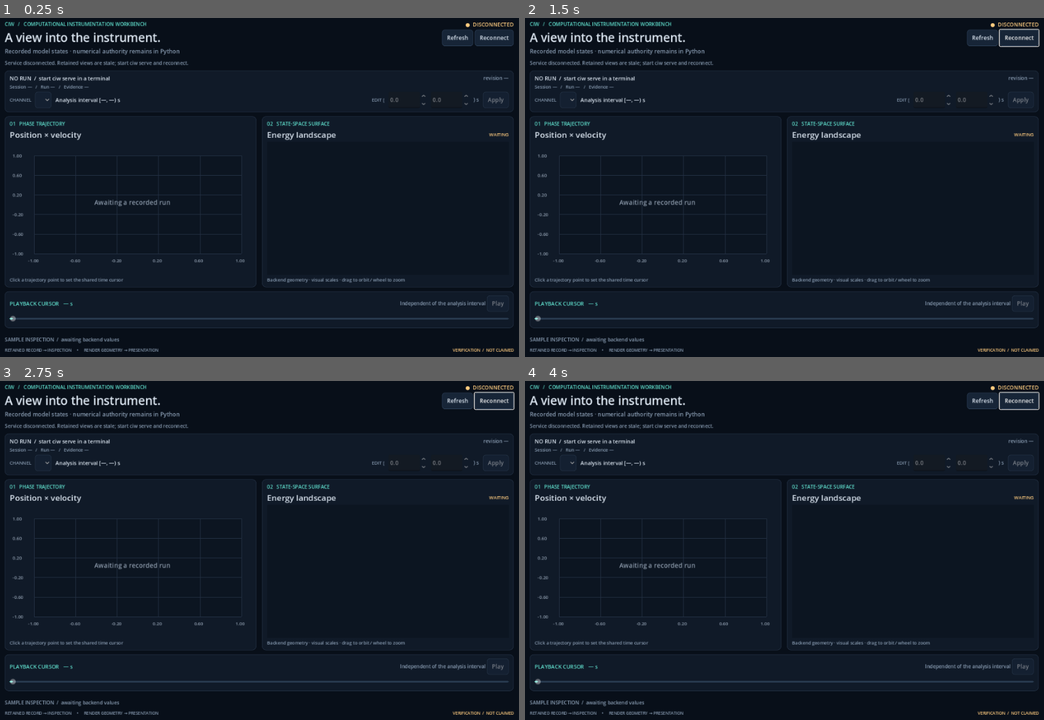
Above: before the commit, frames 1-4 (two rows, left to right).
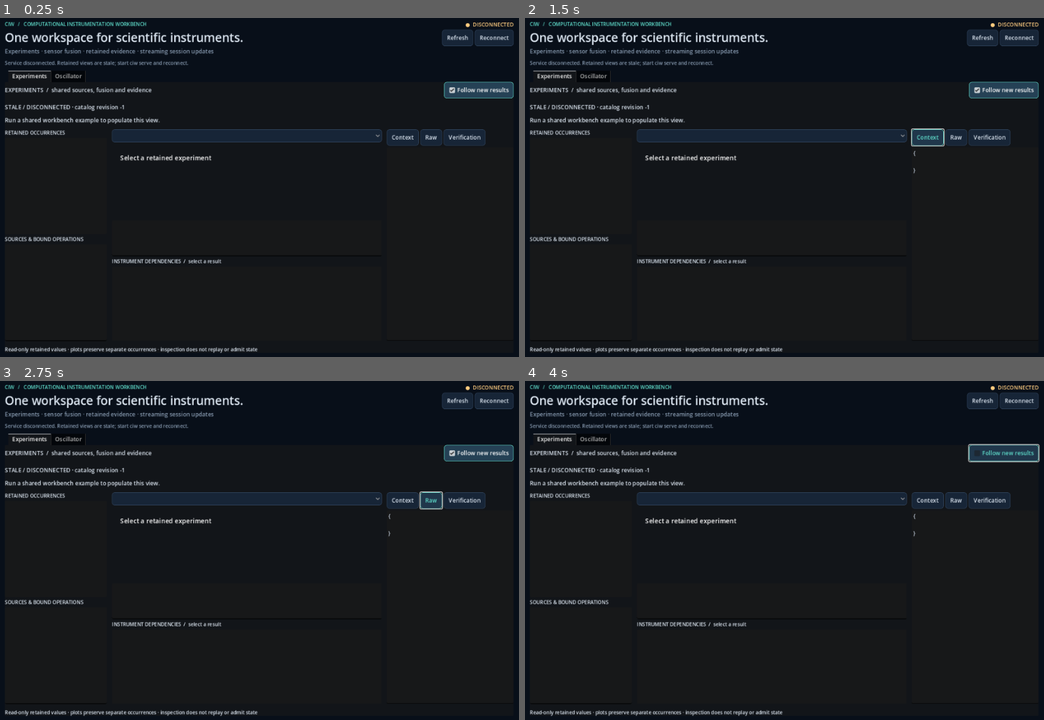
Above: after the commit, the same moments.

Repository: giasonpooni/Computational-Instrumentation-Workbench
Game: Godot game, scene res://main.tscn
Same seed, same stepped clock (60 frames per second), same inputs: the game is played once before the commit and once after it.
Inputs (mouse positions are in pixels of both pictures, inside the frame that each line leads up to):
- Up to frame 1 (0.25 s): no input
- Up to frame 2 (1.5 s): click "Reconnect" at 0.5 s; click (929, 136) at 1.25 s, where only the run after the commit has a clickable "Context"
- Up to frame 3 (2.75 s): click (430, 499) at 2 s, where only the run after the commit has a clickable "Raw"
- Up to frame 4 (4 s): click (992, 499) at 2.75 s, where only the run after the commit has a clickable "Verification"; click (1002, 452) at 3.5 s, where only the run after the commit has a clickable "Follow new results"

The runs differ from the first frame. In frame 1, 8.5% of the frame differs, in the area x 0-100%, y 4-99%; in frame 2, 8.9%, in the area x 0-100%, y 3-99%; in frame 3, 8.8%; in frame 4, 8.6%.

Commit message:
Connect retained scientific experiments to the live workbench viewport

Diff:
--- a/godot/scripts/ciw_client.gd
+++ b/godot/scripts/ciw_client.gd
@@ -8,6 +8,8 @@
 signal selection_received(selection: Dictionary)
 signal sample_received(sample: Dictionary)
 signal request_failed(code: String, detail: String)
+signal experiment_received(view: Dictionary)
+signal artifact_received(artifact: Dictionary)
 
 const ENDPOINT := "ws://127.0.0.1:8765"
 const REQUEST_TIMEOUT_MS := 8000
@@ -35,6 +37,11 @@
 var _wanted_sample_time := -1.0
 var _sent_sample_time := -1.0
 var _session_id := ""
+var _snapshot_dirty := false
+var _view_pending := false
+var _wanted_bundle := ""
+var _artifact_pending := false
+var _wanted_result := ""
 
 
 func connect_service() -> void:
@@ -50,6 +57,11 @@
 	_refresh_pending = false
 	_run_pending = false
 	_sample_pending = false
+	_view_pending = false
+	_artifact_pending = false
+	_wanted_bundle = ""
+	_wanted_result = ""
+	_snapshot_dirty = false
 	_wanted_sample_time = -1.0
 	_sent_sample_time = -1.0
 	_generation += 1
@@ -81,6 +93,20 @@
 func inspect(time_s: float) -> void:
 	_wanted_sample_time = time_s
 	_send_sample_if_ready()
+
+
+func inspect_experiment(bundle_id: String) -> void:
+	_wanted_bundle = bundle_id
+	if online and not _view_pending and not bundle_id.is_empty():
+		_view_pending = true
+		_request("experiment.inspect", {"bundle_id": bundle_id})
+
+
+func inspect_artifact(result_id: String) -> void:
+	_wanted_result = result_id
+	if online and not _artifact_pending and not result_id.is_empty():
+		_artifact_pending = true
+		_request("result.get", {"result_id": result_id})
 
 
 func _process(_delta: float) -> void:
@@ -172,6 +198,13 @@
 	if kind == "selection.changed":
 		_apply_selection(payload)
 		return
+	if kind == "workbench.changed":
+		# Coalesce invalidations but remember one received during a read.
+		_snapshot_dirty = true
+		if not _refresh_pending:
+			_snapshot_dirty = false
+			_request_snapshot()
+		return
 	var request_id: Variant = message.get("request_id")
 	if request_id == null or not _pending.has(str(request_id)):
 		return
@@ -186,6 +219,16 @@
 		_run_pending = false
 	if request_type == "sample.get":
 		_sample_pending = false
+	if request_type == "experiment.inspect":
+		_view_pending = false
+		if request.payload.bundle_id != _wanted_bundle:
+			inspect_experiment(_wanted_bundle)
+			return
+	if request_type == "result.get":
+		_artifact_pending = false
+		if request.payload.result_id != _wanted_result:
+			inspect_artifact(_wanted_result)
+			return
 	if kind == "error":
 		var code := str(payload.get("code", "unknown"))
 		var detail := str(payload.get("message", "Request failed"))
@@ -202,6 +245,14 @@
 	match request_type:
 		"session.get":
 			_apply_snapshot(payload)
+			if _snapshot_dirty:
+				_snapshot_dirty = false
+				_request_snapshot()
+		"experiment.inspect":
+			if payload.get("bundle_id", "") == _wanted_bundle:
+				experiment_received.emit(payload)
+		"result.get":
+			artifact_received.emit(payload)
 		"run.get":
 			if payload.get("run_id", "") != snapshot.get("run", {}).get("run_id", ""):
 				_set_status("error", "Run identity changed while loading; reconnect")
@@ -227,6 +278,8 @@
 	var new_session := str(value.session_id)
 	var new_run := str(value.run.get("run_id", ""))
 	var changed := new_session != _session_id or new_run != str(selection.get("run_id", ""))
+	if not changed and int(value.get("workbench", {}).get("revision", 0)) < int(snapshot.get("workbench", {}).get("revision", 0)):
+		return
 	if changed:
 		selection.clear()
 		run.clear()
--- /dev/null
+++ b/godot/scripts/experiment_plot.gd
@@ -0,0 +1,65 @@
+extends Control
+## Display native points and marginal standard deviations. No fit or interpolation.
+var panel: Dictionary = {}
+
+
+func set_panel(value: Dictionary) -> void:
+	panel = value
+	queue_redraw()
+
+
+func _draw() -> void:
+	var font := ThemeDB.fallback_font
+	var color := Color("60dfcd")
+	if panel.is_empty():
+		draw_string(font, Vector2(20, 40), "Select a retained experiment", HORIZONTAL_ALIGNMENT_LEFT, -1, 16)
+		return
+	var values: Array = panel.get("values", [])
+	var units: Array = panel.get("units", [])
+	if values.is_empty() or units.size() != values.size():
+		return
+	for unit in units:
+		if unit != units[0]:
+			draw_string(font, Vector2(20, 40), "Mixed units: inspect the numeric table", HORIZONTAL_ALIGNMENT_LEFT, -1, 16)
+			return
+	var deviations: Variant = panel.get("marginal_standard_deviation")
+	var lower := INF
+	var upper := -INF
+	for i in values.size():
+		var sigma := float(deviations[i]) if deviations is Array else 0.0
+		lower = minf(lower, float(values[i]) - sigma)
+		upper = maxf(upper, float(values[i]) + sigma)
+	if not is_finite(upper - lower):
+		draw_string(font, Vector2(20, 40), "Display range overflow: inspect the numeric table", HORIZONTAL_ALIGNMENT_LEFT, -1, 14)
+		return
+	var extent := maxf(upper - lower, maxf(absf(upper), 1.0) * 0.1)
+	lower -= extent * 0.15
+	upper += extent * 0.15
+	if not is_finite(upper - lower):
+		draw_string(font, Vector2(20, 40), "Display range overflow: inspect the numeric table", HORIZONTAL_ALIGNMENT_LEFT, -1, 14)
+		return
+	var plot := Rect2(72, 28, maxf(size.x - 92, 20), maxf(size.y - 95, 40))
+	for j in 5:
+		var fraction := float(j) / 4.0
+		var y := plot.end.y - fraction * plot.size.y
+		draw_line(Vector2(plot.position.x, y), Vector2(plot.end.x, y), Color("273549"))
+		draw_string(font, Vector2(2, y + 4), String.num_scientific(lerpf(lower, upper, fraction)), HORIZONTAL_ALIGNMENT_RIGHT, 62, 12)
+	for i in values.size():
+		# Equally spaced categorical positions, explicitly labeled. Event times
+		# remain labels/context; sample order never implies a temporal trajectory.
+		var x := plot.position.x + plot.size.x * (float(i) + 0.5) / values.size()
+		var y := plot.end.y - (float(values[i]) - lower) / (upper - lower) * plot.size.y
+		if deviations is Array:
+			var dy := float(deviations[i]) / (upper - lower) * plot.size.y
+			draw_line(Vector2(x, y - dy), Vector2(x, y + dy), color, 2)
+			for end in [y - dy, y + dy]:
+				draw_line(Vector2(x - 5, end), Vector2(x + 5, end), color, 2)
+		draw_circle(Vector2(x, y), 4, color)
+		var label := str(panel.labels[i])
+		if values.size() > 4:
+			label = "row %s" % (i + 1)
+		if label.length() > 20:
+			label = label.left(17) + "..."
+		draw_string(font, Vector2(x - 65, plot.end.y + 22), label, HORIZONTAL_ALIGNMENT_CENTER, 130, 11)
+	draw_string(font, Vector2(8, 18), str(units[0]), HORIZONTAL_ALIGNMENT_LEFT, -1, 12)
+	draw_string(font, Vector2(72, size.y - 15), "Declared order · points only · " + ("marginal ±1σ" if deviations is Array else "covariance not supplied"), HORIZONTAL_ALIGNMENT_LEFT, -1, 12)
--- /dev/null
+++ b/godot/scripts/experiment_view.gd
@@ -0,0 +1,249 @@
+extends VBoxContainer
+## One selected bundle drives all panels. Selection is local presentation state.
+const Plot = preload("res://scripts/experiment_plot.gd")
+var client
+var selected_bundle := ""
+var selected_result := ""
+var view: Dictionary = {}
+var _session_id := ""
+var _revision := -1
+var _bundle_ids: Array[String] = []
+var _catalog: ItemList
+var _follow: CheckBox
+var _summary: Label
+var _status: Label
+var _panels: OptionButton
+var _plot = Plot.new()
+var _numbers: TextEdit
+var _graph: Tree
+var _inspector: TextEdit
+var _capabilities: TextEdit
+
+
+func _ready() -> void:
+	add_theme_constant_override("separation", 12)
+	var heading := HBoxContainer.new()
+	add_child(heading)
+	var title := Label.new()
+	title.text = "EXPERIMENTS  /  shared sources, fusion and evidence"
+	title.size_flags_horizontal = Control.SIZE_EXPAND_FILL
+	heading.add_child(title)
+	_follow = CheckBox.new()
+	_follow.text = "Follow new results"
+	_follow.button_pressed = true
+	heading.add_child(_follow)
+	_status = Label.new()
+	_status.text = "Waiting for the service"
+	add_child(_status)
+	_summary = Label.new()
+	_summary.autowrap_mode = TextServer.AUTOWRAP_WORD_SMART
+	_summary.text = "Run a shared workbench example to populate this view."
+	add_child(_summary)
+	var body := HSplitContainer.new()
+	body.size_flags_vertical = Control.SIZE_EXPAND_FILL
+	add_child(body)
+	var sidebar := VBoxContainer.new()
+	sidebar.custom_minimum_size.x = 250
+	body.add_child(sidebar)
+	sidebar.add_child(_label("RETAINED OCCURRENCES"))
+	_catalog = ItemList.new()
+	_catalog.size_flags_vertical = Control.SIZE_EXPAND_FILL
+	_catalog.custom_minimum_size.y = 180
+	_catalog.item_selected.connect(func(index: int):
+		_follow.button_pressed = false
+		_select_bundle(_bundle_ids[index]))
+	sidebar.add_child(_catalog)
+	sidebar.add_child(_label("SOURCES & BOUND OPERATIONS"))
+	_capabilities = _text_box()
+	_capabilities.size_flags_vertical = Control.SIZE_EXPAND_FILL
+	sidebar.add_child(_capabilities)
+	var content := HSplitContainer.new()
+	body.add_child(content)
+	var scientific := VBoxContainer.new()
+	scientific.custom_minimum_size.x = 410
+	scientific.size_flags_horizontal = Control.SIZE_EXPAND_FILL
+	content.add_child(scientific)
+	_panels = OptionButton.new()
+	_panels.item_selected.connect(_select_panel)
+	scientific.add_child(_panels)
+	_plot.custom_minimum_size.y = 180
+	_plot.size_flags_vertical = Control.SIZE_EXPAND_FILL
+	scientific.add_child(_plot)
+	_numbers = _text_box()
+	_numbers.custom_minimum_size.y = 88
+	scientific.add_child(_numbers)
+	scientific.add_child(_label("INSTRUMENT DEPENDENCIES  /  select a result"))
+	_graph = Tree.new()
+	_graph.hide_root = true
+	_graph.custom_minimum_size.y = 110
+	_graph.size_flags_vertical = Control.SIZE_EXPAND_FILL
+	_graph.item_selected.connect(_select_node)
+	scientific.add_child(_graph)
+	var evidence := VBoxContainer.new()
+	evidence.custom_minimum_size.x = 310
+	content.add_child(evidence)
+	var actions := HBoxContainer.new()
+	evidence.add_child(actions)
+	for entry in [["Context", "fusion_context"], ["Raw", "raw_observations"], ["Verification", "verification"]]:
+		var button := Button.new()
+		button.text = entry[0]
+		var field: String = entry[1]
+		button.pressed.connect(func():
+			selected_result = ""
+			client.inspect_artifact("")
+			_show_json(view.get(field, {})))
+		actions.add_child(button)
+	_inspector = _text_box()
+	_inspector.size_flags_vertical = Control.SIZE_EXPAND_FILL
+	evidence.add_child(_inspector)
+	var footer := _label("Read-only retained values · plots preserve separate occurrences · inspection does not replay or admit state")
+	footer.autowrap_mode = TextServer.AUTOWRAP_WORD_SMART
+	add_child(footer)
+
+
+func _label(value: String) -> Label:
+	var label := Label.new()
+	label.text = value
+	label.add_theme_font_size_override("font_size", 12)
+	return label
+
+
+func _text_box() -> TextEdit:
+	var box := TextEdit.new()
+	box.editable = false
+	box.wrap_mode = TextEdit.LINE_WRAPPING_BOUNDARY
+	box.add_theme_font_size_override("font_size", 12)
+	box.add_theme_color_override("font_readonly_color", Color("c4d0df"))
+	return box
+
+
+func attach(value) -> void:
+	client = value
+	client.snapshot_received.connect(apply_snapshot)
+	client.experiment_received.connect(apply_view)
+	client.artifact_received.connect(func(artifact: Dictionary):
+		if not selected_result.is_empty():
+			_show_json(artifact))
+	client.status_changed.connect(func(state: String, _detail: String):
+		_status.text = ("LIVE SESSION" if state == "ready" else "STALE / " + state.to_upper()) + " · catalog revision %s" % _revision)
+
+
+func apply_snapshot(snapshot: Dictionary) -> void:
+	var new_session := str(snapshot.get("session_id", ""))
+	var catalog: Dictionary = snapshot.get("workbench", {})
+	var revision := int(catalog.get("revision", 0))
+	var changed_session := new_session != _session_id
+	if not changed_session and revision <= _revision:
+		if view.is_empty() and not selected_bundle.is_empty():
+			client.inspect_experiment(selected_bundle)
+		return
+	if changed_session:
+		selected_bundle = ""
+		selected_result = ""
+		view.clear()
+		_plot.set_panel({})
+		_panels.clear()
+		_graph.clear()
+		_numbers.text = ""
+		_inspector.text = ""
+		_summary.text = "Select a retained occurrence."
+		client.inspect_artifact("")
+		client.inspect_experiment("")
+	_session_id = new_session
+	_revision = revision
+	_catalog.clear()
+	_bundle_ids.clear()
+	for bundle in catalog.get("bundles", []):
+		_bundle_ids.append(str(bundle.bundle_id))
+		_catalog.add_item("%02d  %s" % [_bundle_ids.size(), bundle.kind])
+		_catalog.set_item_tooltip(_bundle_ids.size() - 1, str(bundle.bundle_id))
+	var lines: Array[String] = []
+	for source in catalog.get("sources", []):
+		lines.append("SOURCE · %s\n%s\n" % [source.kind, source.label])
+	for operation in catalog.get("operations", []):
+		lines.append("%s · %s" % ["BOUND" if operation.available else "UNAVAILABLE", operation.operation_id])
+	_capabilities.text = "\n".join(lines)
+	if not _bundle_ids.is_empty():
+		if selected_bundle.is_empty() or _follow.button_pressed:
+			_select_bundle(_bundle_ids[-1])
+		else:
+			_catalog.select(_bundle_ids.find(selected_bundle))
+	_status.text = ("LIVE SESSION" if client.online else "STALE") + " · catalog revision %s" % _revision
+
+
+func _select_bundle(bundle_id: String) -> void:
+	if selected_bundle == bundle_id and not view.is_empty():
+		_catalog.select(_bundle_ids.find(bundle_id))
+		return
+	selected_bundle = bundle_id
+	selected_result = ""
+	view.clear()
+	_plot.set_panel({})
+	_numbers.text = ""
+	_panels.clear()
+	_graph.clear()
+	_inspector.text = ""
+	_summary.text = "Loading selected occurrence..."
+	_catalog.select(_bundle_ids.find(bundle_id))
+	client.inspect_artifact("")
+	client.inspect_experiment(bundle_id)
+
+
+func apply_view(value: Dictionary) -> void:
+	if value.get("schema", "") != "ciw.experiment-view.v1" or value.get("bundle_id", "") != selected_bundle:
+		return
+	view = value
+	var context: Dictionary = view.fusion_context
+	_summary.text = "%s\n%s · observability: %s · reconciliation: %s · detection: %s · declared isolability: %s\n%s" % [view.label,
+		context.state_kind, context.get("observability", {}).get("status", "unresolved"),
+		context.get("reconciliation", {}).get("status", "not_run"),
+		context.get("fault_assessment", {}).get("detection", context.get("fault_assessment", {}).get("status", "not_run")),
+		context.get("fault_assessment", {}).get("isolability", "not_run"),
+		view.bundle_id]
+	_panels.clear()
+	for panel in view.panels:
+		_panels.add_item(panel.title)
+	if not view.panels.is_empty():
+		_select_panel(0)
+	_graph.clear()
+	var root := _graph.create_item()
+	var roles: Dictionary = {view.evidence_id: "source evidence"}
+	for node in view.graph.nodes:
+		roles[node.result_id] = node.role.to_upper()
+	for node in view.graph.nodes:
+		var item := _graph.create_item(root)
+		item.set_text(0, node.role.to_upper() + " · " + node.operation_id)
+		item.set_metadata(0, node.result_id)
+		item.set_tooltip_text(0, node.result_id + "\n" + node.execution_id)
+		for reference in node.input_refs:
+			var dependency := _graph.create_item(item)
+			dependency.set_text(0, "← " + str(roles.get(reference, "external retained input")))
+			dependency.set_tooltip_text(0, reference)
+			dependency.set_selectable(0, false)
+		item.collapsed = true
+	_show_json(context)
+
+
+func _select_panel(index: int) -> void:
+	var panel: Dictionary = view.panels[index]
+	_plot.set_panel(panel)
+	var rows: Array[String] = []
+	for i in panel.values.size():
+		rows.append("%s = %s %s" % [panel.labels[i], JSON.stringify(panel.values[i]), panel.units[i]])
+	rows.append("Full covariance: " + JSON.stringify(panel.covariance))
+	rows.append("Basis: " + JSON.stringify(panel.context))
+	rows.append("Source: " + JSON.stringify(panel.provenance))
+	_numbers.text = "\n".join(rows)
+
+
+func _select_node() -> void:
+	var item := _graph.get_selected()
+	if item == null or item.get_metadata(0) == null:
+		return
+	selected_result = str(item.get_metadata(0))
+	_inspector.text = "Loading retained result..."
+	client.inspect_artifact(selected_result)
+
+
+func _show_json(value: Variant) -> void:
+	_inspector.text = JSON.stringify(value, "  ")
--- a/godot/scripts/main.gd
+++ b/godot/scripts/main.gd
@@ -3,6 +3,7 @@
 const Client = preload("res://scripts/ciw_client.gd")
 const PhasePlot = preload("res://scripts/phase_plot.gd")
 const EnergyView = preload("res://scripts/energy_view.gd")
+const ExperimentView = preload("res://scripts/experiment_view.gd")
 const TEXT := Color("dce6f1")
 const MUTED := Color("899cb2")
 const TEAL := Color("60dfcd")
@@ -11,6 +12,8 @@
 var _client = Client.new()
 var _phase = PhasePlot.new()
 var _energy = EnergyView.new()
+var _experiments = ExperimentView.new()
+var _tabs: TabContainer
 var _status: Label
 var _detail: Label
 var _identity: Label
@@ -43,6 +46,7 @@
 	_build_theme()
 	_build_ui()
 	add_child(_client)
+	_experiments.attach(_client)
 	_client.status_changed.connect(_on_status)
 	_client.snapshot_received.connect(_on_snapshot)
 	_client.run_received.connect(_on_run)
@@ -133,8 +137,8 @@
 	heading.size_flags_horizontal = Control.SIZE_EXPAND_FILL
 	header.add_child(heading)
 	heading.add_child(_label("CIW   /   COMPUTATIONAL INSTRUMENTATION WORKBENCH", 12, TEAL))
-	heading.add_child(_label("A view into the instrument.", 29))
-	heading.add_child(_label("Recorded model states · numerical authority remains in Python", 14, MUTED))
+	heading.add_child(_label("One workspace for scientific instruments.", 29))
+	heading.add_child(_label("Experiments · sensor fusion · retained evidence · streaming session updates", 14, MUTED))
 	var connection := VBoxContainer.new()
 	header.add_child(connection)
 	_status = _label("●  CONNECTING", 13, AMBER)
@@ -147,6 +151,15 @@
 	_detail = _label("Waiting for the local instrument service", 12, MUTED)
 	_detail.clip_text = true
 	column.add_child(_detail)
+	_tabs = TabContainer.new()
+	_tabs.size_flags_vertical = Control.SIZE_EXPAND_FILL
+	column.add_child(_tabs)
+	_experiments.name = "Experiments"
+	_tabs.add_child(_experiments)
+	var oscillator := VBoxContainer.new()
+	oscillator.name = "Oscillator"
+	_tabs.add_child(oscillator)
+	column = oscillator
 	var context := _panel()
 	column.add_child(context)
 	var context_rows := VBoxContainer.new()
--- a/godot/tests/capture_view.gd
+++ b/godot/tests/capture_view.gd
@@ -18,6 +18,8 @@
 		push_error("Visual capture timed out waiting for service and rendering")
 		quit(1)
 	if not _capturing and _workbench._client.status == "ready":
+		if not _workbench._client.snapshot.get("workbench", {}).get("bundles", []).is_empty() and _workbench._experiments.view.is_empty():
+			return false
 		_capturing = true
 		_capture.call_deferred()
 	return false
--- /dev/null
+++ b/godot/tests/experiment_view.gd
@@ -0,0 +1,108 @@
+extends SceneTree
+## UI/protocol fixtures only; numerical projection is tested against real providers in Python.
+const View = preload("res://scripts/experiment_view.gd")
+
+class Reader extends "res://scripts/ciw_client.gd":
+	var requests: Array = []
+	func _request(kind: String, payload: Dictionary = {}) -> String:
+		_sequence += 1
+		var id := "test-%s" % _sequence
+		_pending[id] = {"type": kind, "payload": payload, "sent_ms": Time.get_ticks_msec()}
+		requests.append({"id": id, "type": kind, "payload": payload})
+		return id
+
+var failures: Array[String] = []
+
+
+func check(label: String, condition: bool) -> void:
+	print("  %s  %s" % ["PASS" if condition else "FAIL", label])
+	if not condition:
+		failures.append(label)
+
+
+func reply(reader, id: String, payload: Dictionary) -> void:
+	reader._receive({"protocol_version": 1, "request_id": id, "type": "response", "payload": payload})
+
+
+func snapshot(revision: int, bundles: Array) -> Dictionary:
+	return {"session_id": "session", "run": {"run_id": "run"},
+		"selection": {"run_id": "run", "revision": 0, "cursor_s": 0},
+		"workbench": {"revision": revision, "sources": [], "operations": [], "bundles": bundles}}
+
+
+func bundle(id: String) -> Dictionary:
+	return {"bundle_id": id, "kind": "calibrated-window"}
+
+
+func projection(id: String) -> Dictionary:
+	return {"schema": "ciw.experiment-view.v1", "bundle_id": id, "label": "UI boundary fixture",
+		"fusion_context": {"state_kind": "window_feature_posterior", "observability": {"status": "unresolved"}},
+		"evidence_id": "evidence", "graph": {"nodes": []},
+		"panels": [{"panel_id": "state", "title": "GSIE state", "values": [1.12], "units": ["m"],
+			"labels": ["state"], "covariance": [[.84]], "marginal_standard_deviation": [sqrt(.84)],
+			"context": {"frame_id": "fixture"}, "provenance": {"result_id": id}}]}
+
+
+func _initialize() -> void:
+	_run.call_deferred()
+
+
+func _run() -> void:
+	var reader := Reader.new()
+	reader.online = true
+	var received: Array = []
+	reader.experiment_received.connect(func(value): received.append(value))
+	reader.inspect_experiment("old")
+	var old: String = reader.requests[-1].id
+	reader.inspect_experiment("new")
+	check("single outstanding view request", reader.requests.size() == 1)
+	reply(reader, old, projection("old"))
+	check("old response cannot overwrite new selection", received.is_empty() and reader.requests[-1].payload.bundle_id == "new")
+	reply(reader, reader.requests[-1].id, projection("new"))
+	check("selected occurrence delivered", received.size() == 1 and received[0].bundle_id == "new")
+	var artifacts: Array = []
+	reader.artifact_received.connect(func(value): artifacts.append(value))
+	reader.inspect_artifact("old-result")
+	var old_result: String = reader.requests[-1].id
+	reader.inspect_artifact("")
+	reply(reader, old_result, {"result_id": "old-result"})
+	check("changing context cancels stale artifact delivery", artifacts.is_empty())
+	reader._request_snapshot()
+	var old_snapshot: String = reader.requests[-1].id
+	for i in 4:
+		reader._receive({"protocol_version": 1, "type": "workbench.changed", "payload": {"session_id": "session"}})
+	check("invalidation while reading stays pending", reader._snapshot_dirty)
+	reply(reader, old_snapshot, snapshot(1, []))
+	check("pending invalidation triggers a fresh read", reader.requests[-1].type == "session.get" and reader._refresh_pending)
+	reply(reader, reader.requests[-1].id, snapshot(2, []))
+	reader._apply_snapshot(snapshot(1, []))
+	check("catalog cannot regress", reader.snapshot.workbench.revision == 2)
+
+	var view := View.new()
+	root.add_child(view)
+	view.attach(reader)
+	view.apply_snapshot(snapshot(3, [bundle("first")]))
+	view.apply_view(projection("first"))
+	check("shared occurrence populates native state panel", view._plot.panel.values == [1.12])
+	view._follow.button_pressed = false
+	view.apply_snapshot(snapshot(4, [bundle("first"), bundle("replay")]))
+	check("replay append preserves manual selection", view.selected_bundle == "first" and view._bundle_ids.size() == 2)
+	view._follow.button_pressed = true
+	view.apply_snapshot(snapshot(5, [bundle("first"), bundle("replay"), bundle("third")]))
+	check("follow explicitly selects newest occurrence", view.selected_bundle == "third" and view._plot.panel.is_empty())
+	view.apply_view(projection("first"))
+	check("panel refuses obsolete projection", view.view.is_empty())
+	view.apply_view(projection("third"))
+	reader.status_changed.emit("disconnected", "gone")
+	check("disconnect marks retained view stale", view._status.text.begins_with("STALE") and not view.view.is_empty())
+	var replacement := snapshot(0, [])
+	replacement.session_id = "replacement"
+	view.apply_snapshot(replacement)
+	check("new session clears old science", view.view.is_empty() and view._plot.panel.is_empty() and view._inspector.text.is_empty())
+	view.queue_free()
+	reader.free()
+	if failures.is_empty():
+		print("PASS: experiment selection, replay occurrences, invalidation, stale-response and disconnect boundaries")
+		quit(0)
+	else:
+		quit(1)
--- a/godot/tests/protocol_smoke.gd
+++ b/godot/tests/protocol_smoke.gd
@@ -15,6 +15,8 @@
 var _restoring := false
 var _reconnecting := false
 var _expected_revision := -1
+var _workbench_requested := false
+var _source_count := 0
 
 
 func _initialize() -> void:
@@ -27,6 +29,7 @@
 	_writer.sample_received.connect(_on_sample)
 	_observer.selection_received.connect(_on_observer_selection)
 	_observer.sample_received.connect(_on_reconnected_sample)
+	_observer.snapshot_received.connect(_on_workbench_snapshot)
 	_writer.connect_service()
 	_observer.connect_service()
 
@@ -100,8 +103,20 @@
 	if sample.run_id != _observer.run.run_id:
 		_fail("Reconnected inspection must retain correct run identity")
 		return
-	print("PASS: full run, response correlation, cross-client broadcast, backend sample, independent interval, same-revision reconnect; cursor restored")
-	quit(0)
+	if not _workbench_requested:
+		_workbench_requested = true
+		_source_count = _observer.snapshot.workbench.sources.size()
+		var raw := FileAccess.get_file_as_bytes("res://../examples/calibrated-window/source.json")
+		_writer._request("source.add", {"kind": "calibrated-window", "label": "Godot protocol source",
+			"bytes_b64": Marshalls.raw_to_base64(raw)})
+		# Prove the event refreshes immediately, without waiting for the heartbeat.
+		_observer._next_heartbeat = Time.get_ticks_msec() + 60000
+
+
+func _on_workbench_snapshot(value: Dictionary) -> void:
+	if _workbench_requested and value.workbench.sources.size() > _source_count:
+		print("PASS: full run, response correlation, cross-client broadcast, backend sample, independent interval, same-revision reconnect and live workbench invalidation; cursor restored")
+		quit(0)
 
 
 func _fail(message: String) -> void:
Not shown, added: godot/scripts/experiment_plot.gd.uid
Not shown, added: godot/scripts/experiment_view.gd.uid
Not shown, added: godot/tests/experiment_view.gd.uid
Not shown, added: docs/EXPERIMENT_VIEW.md
Not shown, changed: docs/INTEGRATION_COVERAGE.md
Not shown, changed: docs/PROTOCOL.md
Not shown, changed: docs/WORKBENCH_ASSEMBLY.md
Not shown, changed: docs/quickstart.md
